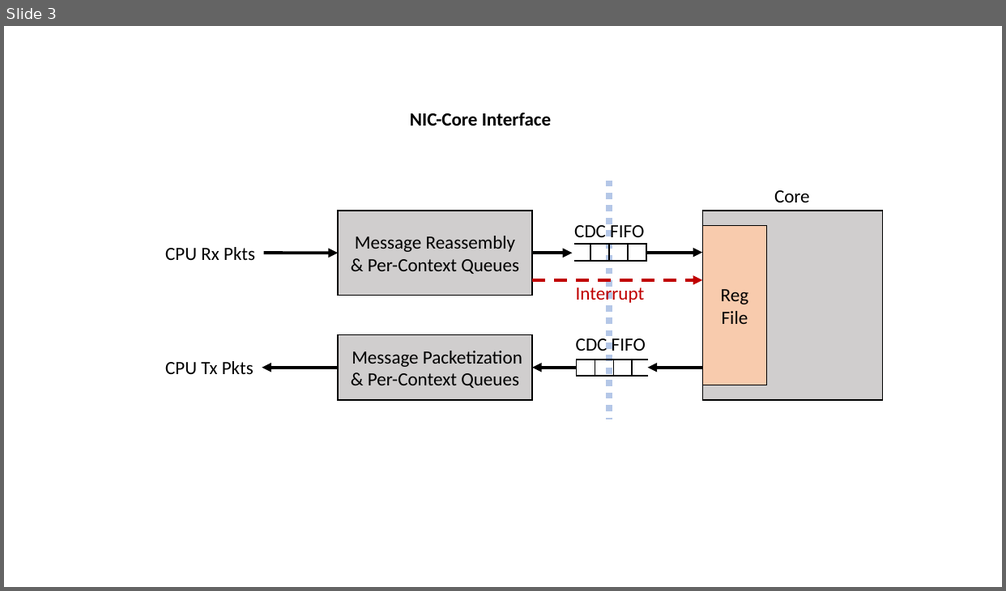
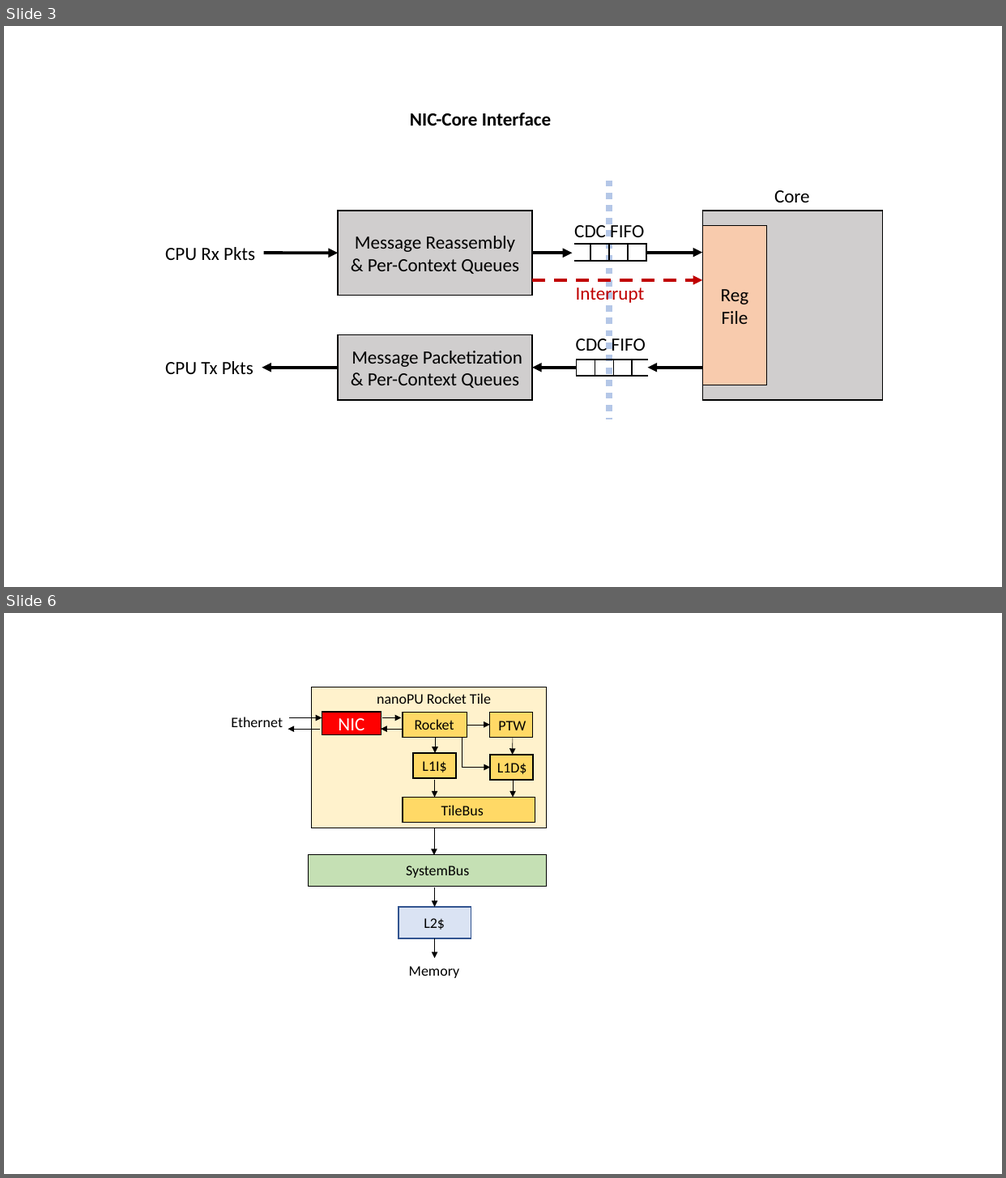
Before and after one commit to sibanez12/SIGCOMM-20-Nanoservices-Architecture, a slide deck: figures/source/NanoPU-figures.pptx. Shown one above the other, each under a label of ours: slide 3 before the commit, slides 3 and 6 after it; the slides between them are not shown. The pictures are 1006x591 and 1006x1178 pixels, drawn with LibreOffice and Linux fonts; fonts in the diff are those of the drawing. Boxes give left, top, right and bottom in pixels: in the first picture for what was removed or moved away, otherwise in the second. Text is boxed around its words. In the diff, an @@ line names an element or a change of style, - is before the commit and + after.

```diff
--- a/figures/source/NanoPU-figures.pptx
+++ b/figures/source/NanoPU-figures.pptx
@@ slide 6 added at bbox=[4, 613, 1002, 1174], background #FFFFFF @@
@@ rectangle added at bbox=[312, 687, 547, 828], fill #FFF2CC, outline #000000 1 pt @@
@@ text added at bbox=[377, 693, 491, 704], 14 pt, text #000000 @@
+nanoPU Rocket Tile
@@ text added at bbox=[231, 717, 283, 727], 14 pt, text #000000 @@
+Ethernet
@@ arrow added from (320, 729) to (288, 729), #000000 0.5 pt @@
@@ arrow added from (289, 717) to (322, 717), #000000 0.5 pt @@
@@ rectangle added at bbox=[322, 712, 381, 735], fill #FF0000, outline #000000 1 pt, 18 pt, text #FFFFFF @@
+NIC
@@ arrow added from (403, 729) to (381, 729), #000000 0.5 pt @@
@@ arrow added from (383, 717) to (402, 717), #000000 0.5 pt @@
@@ rectangle added at bbox=[403, 712, 467, 737], fill #FFD966, outline #000000 1 pt @@
@@ text added at bbox=[415, 719, 454, 730], 14 pt, text #000000 @@
+Rocket
@@ arrow added from (467, 725) to (490, 725), #000000 0.5 pt @@
@@ rectangle added at bbox=[490, 712, 533, 737], fill #FFD966, outline #000000 1 pt @@
@@ text added at bbox=[498, 721, 526, 730], 14 pt, text #000000 @@
+PTW
@@ rectangle added at bbox=[414, 753, 456, 778], fill #FFD966, outline #000000 1 pt @@
@@ arrow added from (435, 738) to (435, 753), #000000 0.5 pt @@
@@ elbow arrow added from (451, 737) to (490, 767), #000000 0.5 pt @@
@@ rectangle added at bbox=[490, 755, 533, 780], fill #FFD966, outline #000000 1 pt @@
@@ arrow added from (513, 738) to (513, 755), #000000 0.5 pt @@
@@ text added at bbox=[422, 761, 446, 773], 14 pt, text #000000 @@
+L1I$
@@ arrow added from (434, 780) to (434, 797), #000000 0.5 pt @@
@@ text added at bbox=[497, 763, 527, 774], 14 pt, text #000000 @@
+L1D$
@@ arrow added from (513, 780) to (513, 797), #000000 0.5 pt @@
@@ rectangle added at bbox=[403, 797, 535, 823], fill #FFD966, outline #000000 1 pt @@
@@ text added at bbox=[441, 805, 484, 815], 14 pt, text #000000 @@
+TileBus
@@ arrow added from (434, 828) to (434, 855), #000000 0.5 pt @@
@@ rectangle added at bbox=[309, 855, 547, 886], fill #C5E0B4, outline #000000 1 pt @@
@@ text added at bbox=[406, 866, 469, 878], 14 pt, text #000000 @@
+SystemBus
@@ arrow added from (434, 888) to (434, 907), #000000 0.5 pt @@
@@ rectangle added at bbox=[398, 907, 471, 939], fill #DAE3F3, outline #325491 1 pt @@
@@ text added at bbox=[424, 918, 445, 930], 14 pt, text #000000 @@
+L2$
@@ arrow added from (434, 939) to (434, 958), #000000 0.5 pt @@
@@ text added at bbox=[409, 966, 460, 978], 14 pt, text #000000 @@
+Memory
```
Also in this commit, not shown: 2 slides changed, 3 other slides added, 43 other files.
